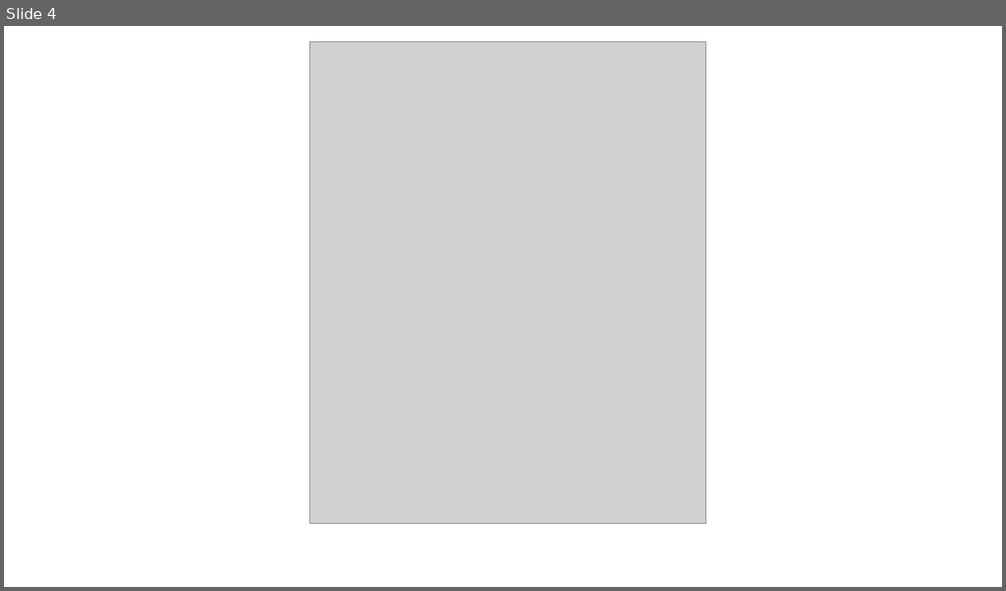
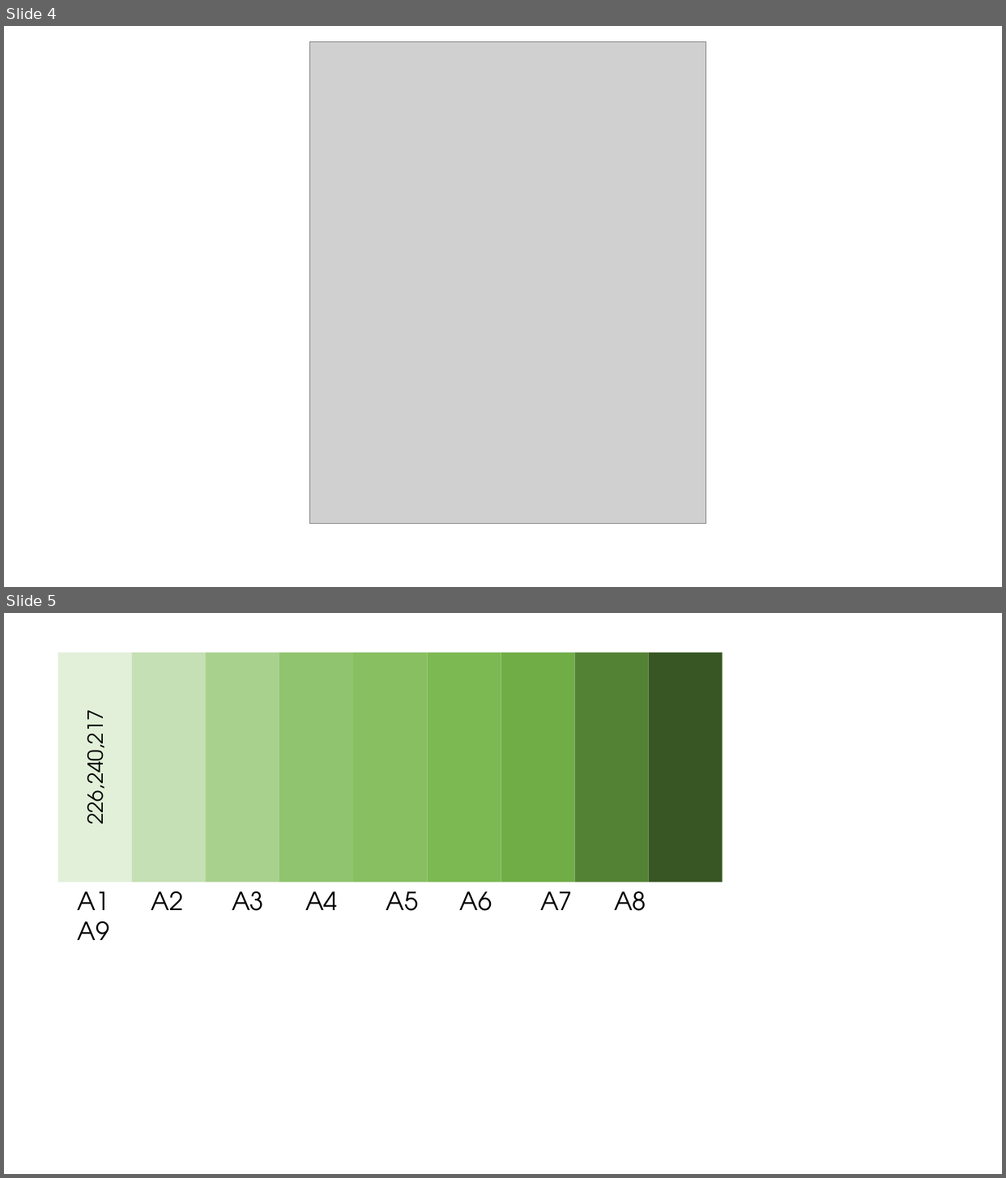
Before and after one commit to Smartsportz/Smart_Sportz, a slide deck: design/workspace.pptx. Shown one above the other, each under a label of ours: slide 4 before the commit, slides 4 and 5 after it. The pictures are 1006x591 and 1006x1178 pixels, drawn with LibreOffice and Linux fonts; fonts in the diff are those of the drawing; grey boxes stand for pictures. Boxes give left, top, right and bottom in pixels: in the first picture for what was removed or moved away, otherwise in the second. Text is boxed around its words. In the diff, an @@ line names an element or a change of style, - is before the commit and + after.

```diff
--- a/design/workspace.pptx
+++ b/design/workspace.pptx
@@ slide 5 added at <box>4,613,1002,1174</box>, background #FFFFFF @@
@@ group added at <box>58,653,722,922</box>: 9 rectangles, 1 text @@
+226,240,217
+A1 A2 A3 A4 A5 A6 A7 A8 A9
```
Also in this commit, not shown: 24 other files.
